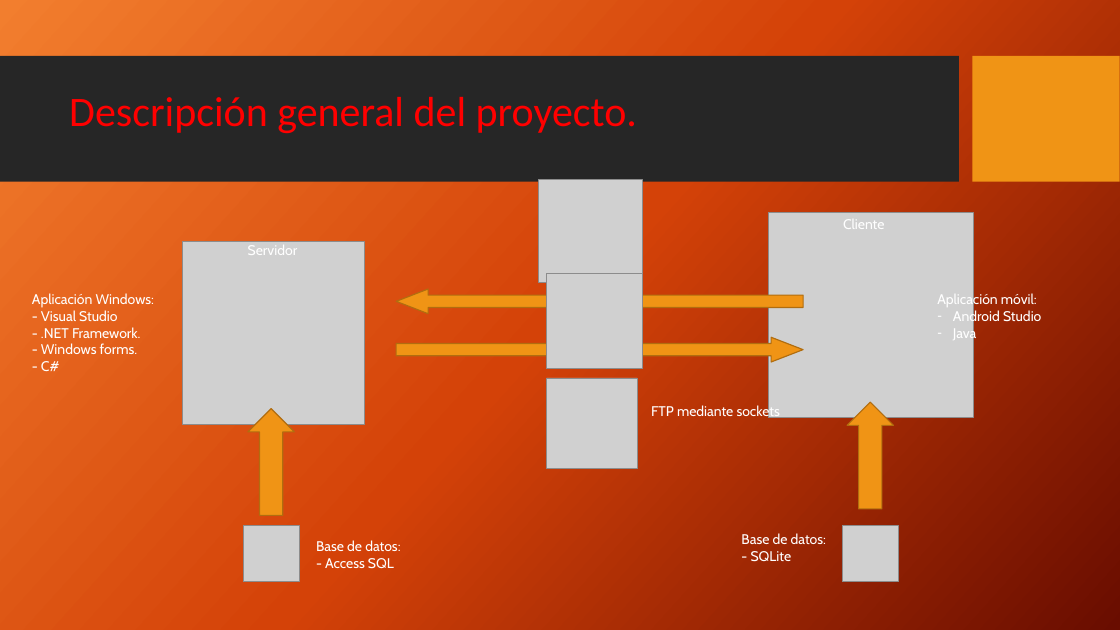
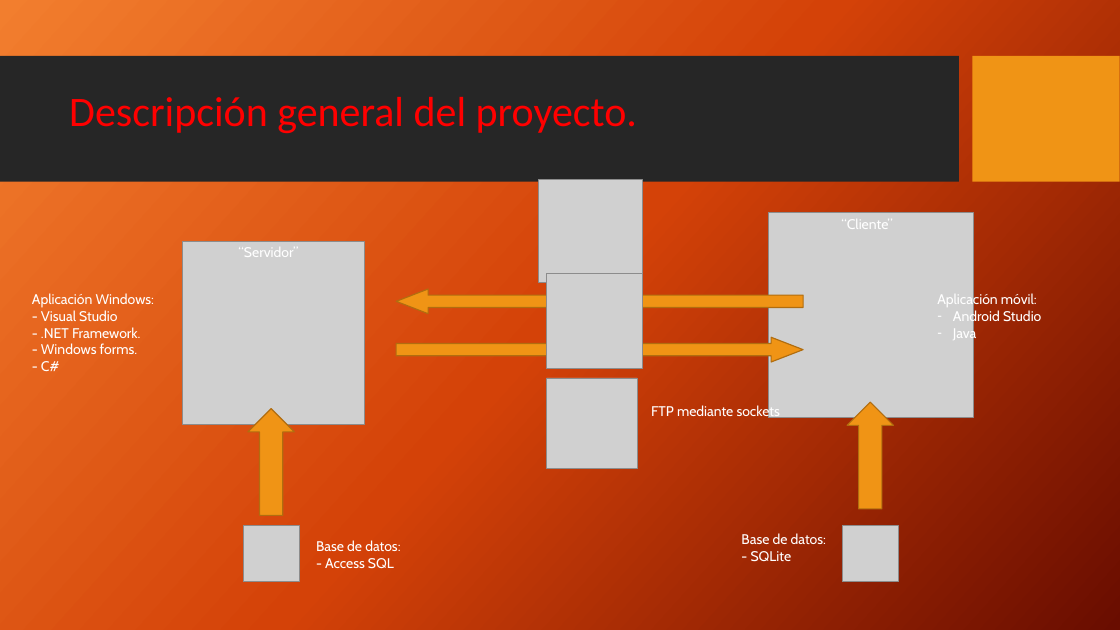
Before and after one commit to AlvaroCarbajoAlcalde/TFG, a slide deck: slide 4 of Archivos/Presentacion.pptx (slide 2 before the commit). Drawn at 1120x630 pixels with LibreOffice and Linux fonts; fonts in the diff are those of the drawing; grey boxes stand for pictures; background and template pictures are left out. Boxes give left, top, right and bottom in pixels: in the first picture for what was removed or moved away, otherwise in the second. Text is boxed around its words. In the diff, an @@ line names an element or a change of style, - is before the commit and + after.

```diff
--- a/Archivos/Presentacion.pptx
+++ b/Archivos/Presentacion.pptx
@@ text at (841,219,892,229): text changed @@
-Cliente
+“Cliente”
@@ text at (238,247,298,257): text changed @@
-Servidor
+“Servidor”
```
Also in this commit, not shown: 2 slides added.
